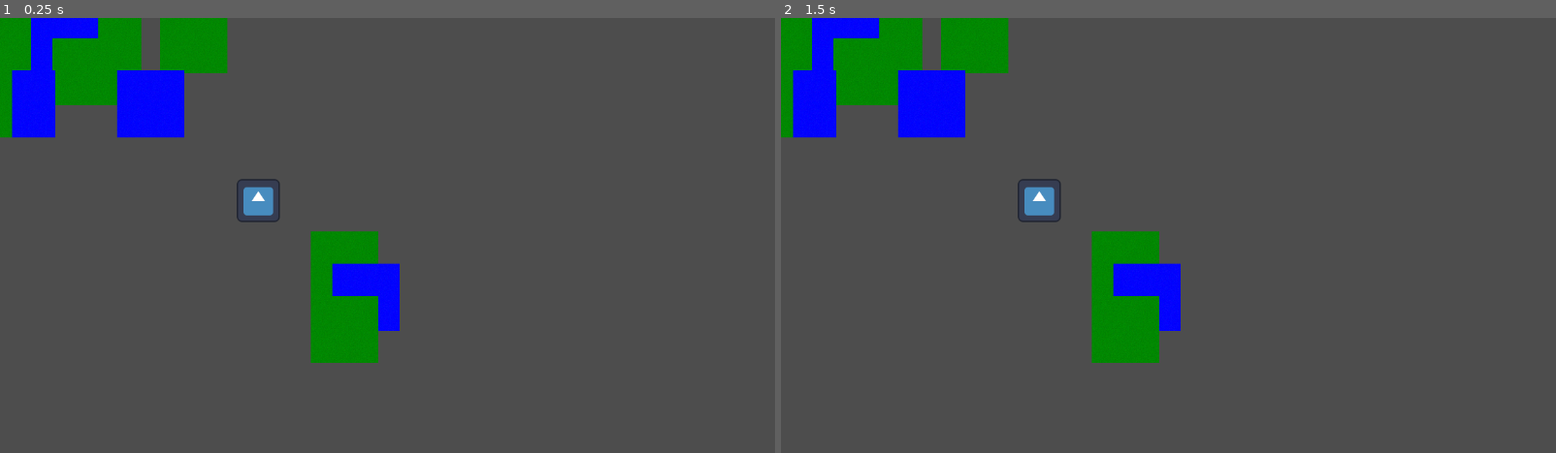
Above: before the commit, frames 1-2 (left to right).
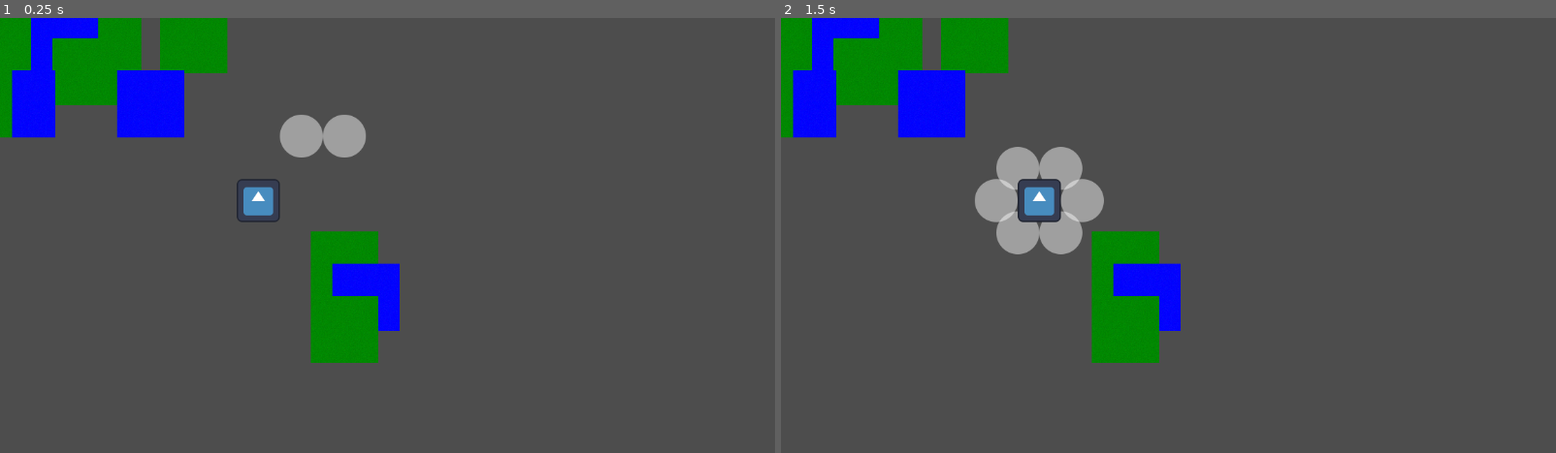
Above: after the commit, the same moments.

Repository: HedgeLizards/tomb_raiser
Game: Godot game, scene res://scenes/main.tscn
Same seed, same stepped clock (60 frames per second), same inputs: the game is played once before the commit and once after it. The engine's default icon, where the game draws it, is replaced by a stand-in: a white triangle on a blue panel in a dark square.
Inputs (mouse positions are in pixels of both pictures, inside the frame that each line leads up to):
- Up to frame 1 (0.25 s): no input
- Up to frame 2 (1.5 s): click (1036, 200) at 0.5 s; click (1036, 200) at 1.25 s

The runs differ from the first frame. In frame 1, 0.9% of the frame differs, in the area x 36-48%, y 22-33%; in frame 2, 2.4%, in the area x 25-42%, y 29-55%.

Commit message:
show neighbour tiles

Diff:
--- a/code/cursor.gd
+++ b/code/cursor.gd
@@ -2,15 +2,21 @@
 
 var selected: Node = null
 
+
 func _ready() -> void:
 	print("cursor ready")
 
-func select(selected_unit: Node) -> void:
+func select(unit: Node) -> void:
 	# todo: validate selected
-	self.selected = selected_unit
-	var pos: Vector2i = %Selections.local_to_map(selected_unit.position)
+	self.selected = unit
+	print("selected ", unit)
+	print(unit.mappos)
+	var neighbours: Array[Vector2i] = %Ground.get_surrounding_cells(unit.mappos)
+	%Selections.clear()
+	for neighbour in neighbours:
+		%Selections.set_cell(neighbour, 0, Vector2i.ZERO, 1)
+	print(neighbours)
 
 
 func _on_unit_select_pressed(unit: Node) -> void:
-	print("selected ", unit)
-	#select(unit)
+	select(unit)
--- a/code/necromancer.gd
+++ b/code/unit.gd
@@ -5,10 +5,12 @@
 
 @export var tilemap: TileMapLayer
 
-# Called when the node enters the scene tree for the first time.
+var mappos: Vector2i
+
+
 func _ready() -> void:
-	position = tilemap.map_to_local(tilemap.local_to_map(position))
-
+	mappos = tilemap.local_to_map(position)
+	position = tilemap.map_to_local(mappos)
 
 func _on_texture_button_button_up() -> void:
 	print("player clicked")
--- a/scenes/main.tscn
+++ b/scenes/main.tscn
@@ -4,7 +4,7 @@
 [ext_resource type="Script" path="res://code/cursor.gd" id="1_n1hes"]
 [ext_resource type="PackedScene" uid="uid://c8our1tju6by1" path="res://scenes/tiles/sea.tscn" id="2_06ss3"]
 [ext_resource type="PackedScene" uid="uid://b7gjoog3ywbjf" path="res://scenes/selected.tscn" id="3_jehwe"]
-[ext_resource type="PackedScene" uid="uid://ykcb75qijlq" path="res://scenes/units/necromancer.tscn" id="3_t8oo7"]
+[ext_resource type="PackedScene" uid="uid://ykcb75qijlq" path="res://scenes/unit.tscn" id="3_t8oo7"]
 
 [sub_resource type="TileSetScenesCollectionSource" id="TileSetScenesCollectionSource_o1kb8"]
 resource_name = "ground"
@@ -34,6 +34,7 @@
 
 [node name="Selections" type="TileMapLayer" parent="."]
 unique_name_in_owner = true
+tile_map_data = PackedByteArray("AAAHAAMAAAAAAAAAAQAGAAMAAAAAAAAAAQA=")
 tile_set = SubResource("TileSet_dyrtn")
 
 [node name="Units" type="Node2D" parent="."]
--- a/scenes/units/necromancer.tscn
+++ b/scenes/unit.tscn
@@ -1,7 +1,7 @@
 [gd_scene load_steps=3 format=3 uid="uid://ykcb75qijlq"]
 
 [ext_resource type="Texture2D" uid="uid://3mcv38xr160h" path="res://icon.svg" id="1_hv4vj"]
-[ext_resource type="Script" path="res://code/necromancer.gd" id="2_kjdw6"]
+[ext_resource type="Script" path="res://code/unit.gd" id="2_kjdw6"]
 
 [node name="Unit" type="Sprite2D"]
 scale = Vector2(0.5, 0.5)
